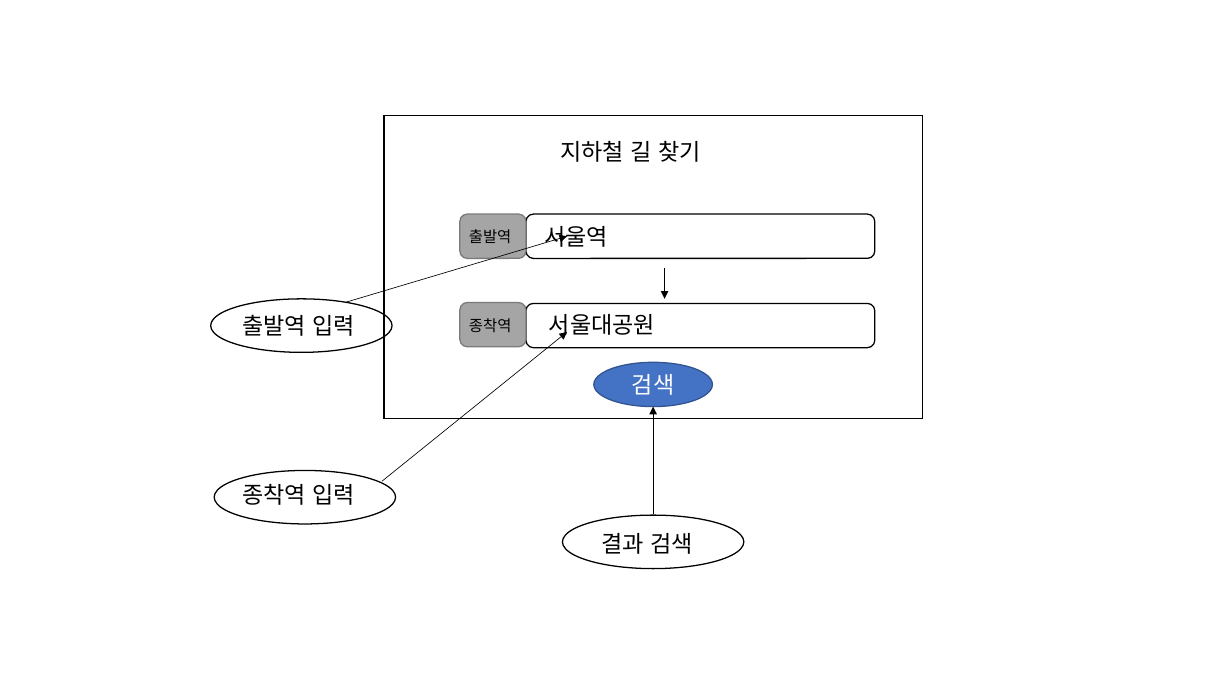
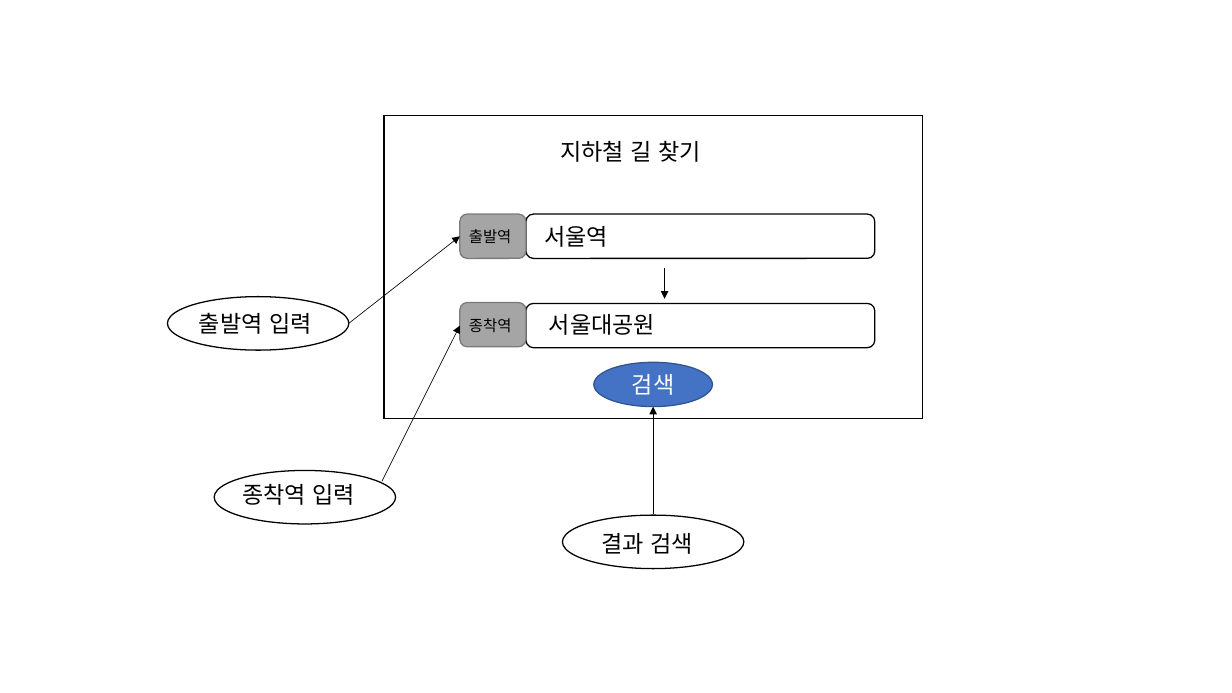
Before and after one commit to parkjihyung/foundingmetro, a slide deck: slide 1 of foundingmetro/docs/지하철길찾기 스토리보드.pptx. Drawn at 1232x693 pixels with LibreOffice and Linux fonts; fonts in the diff are those of the drawing. Boxes give left, top, right and bottom in pixels: in the first picture for what was removed or moved away, otherwise in the second. Text is boxed around its words. In the diff, an @@ line names an element or a change of style, - is before the commit and + after.

Commit message:
문서 수정

```diff
--- a/foundingmetro/docs/지하철길찾기 스토리보드.pptx
+++ b/foundingmetro/docs/지하철길찾기 스토리보드.pptx
@@ arrow moved from (345, 302) - (567, 237) to (349, 323) - (460, 237) @@
@@ ellipse: place and size @@
-ellipse at <box>211,299,392,352</box>
+ellipse at <box>167,297,348,350</box>
@@ text "출발역 입력": place and size @@
-text "출발역 입력" at <box>242,314,355,336</box>
+text "출발역 입력" at <box>199,312,312,334</box>
@@ arrow moved from (382, 482) - (567, 332) to (382, 482) - (460, 325) @@
```
